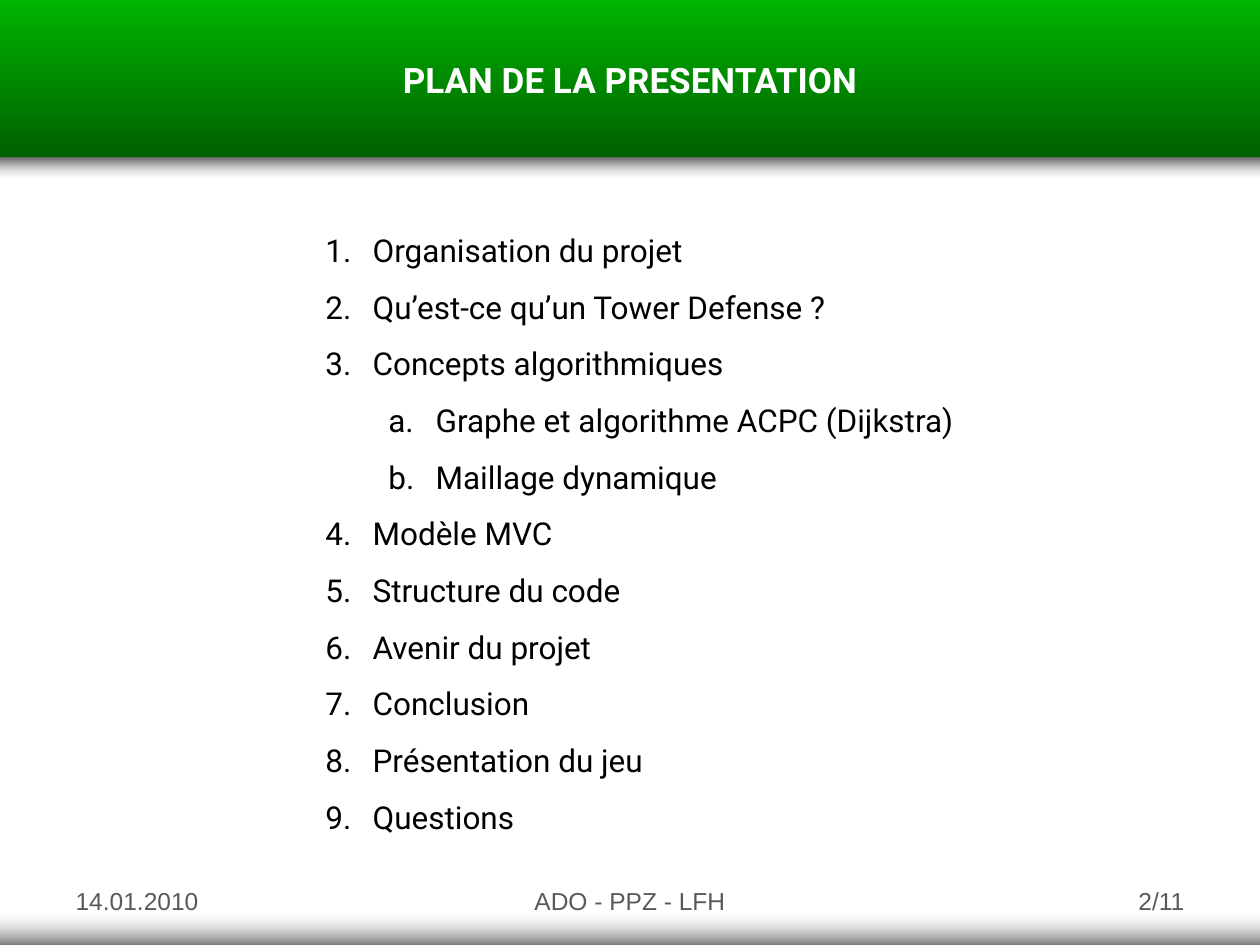
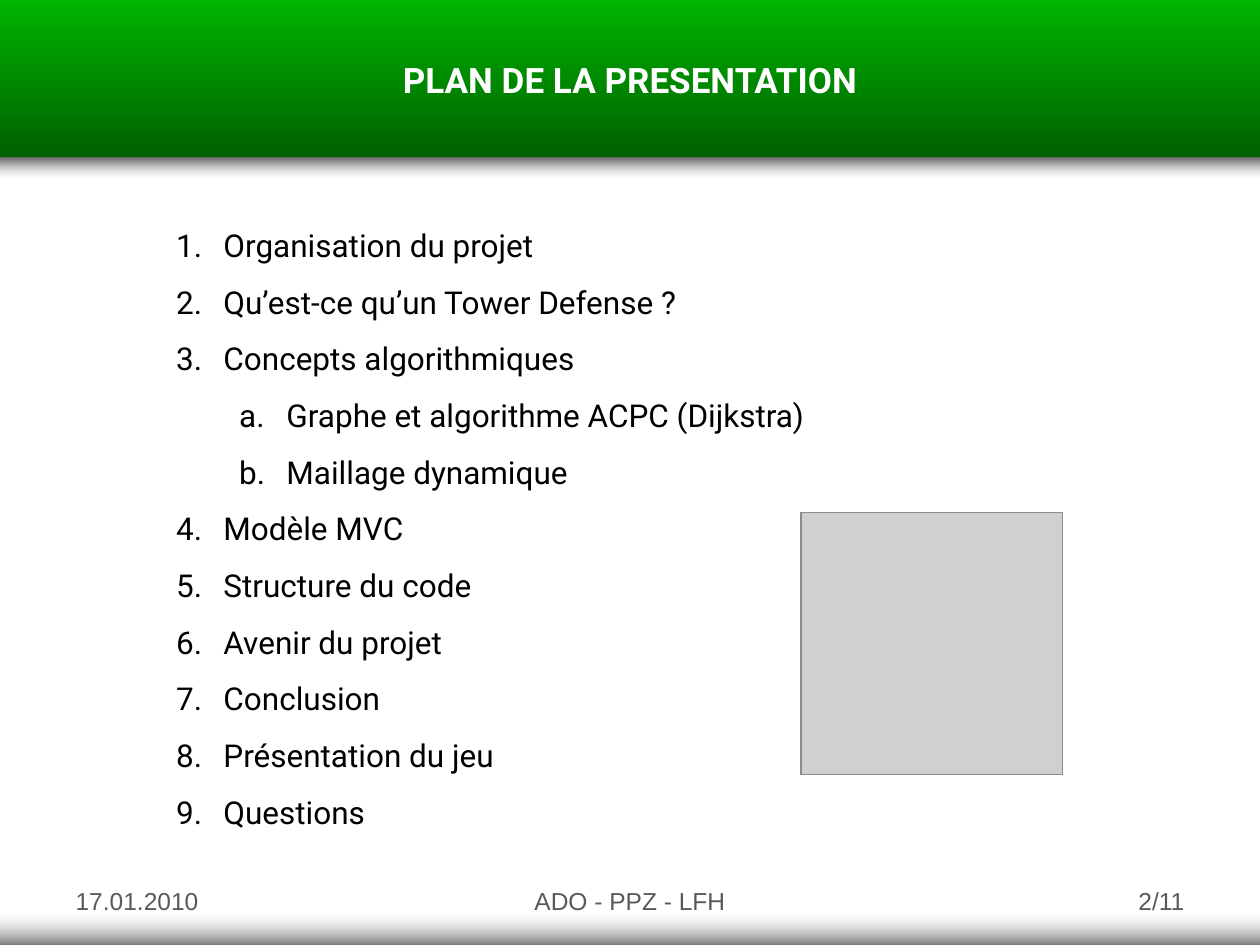
Before and after one commit to Adolio/asd-tower-defense, a slide deck: slide 2 of documents/presentation.pptx. Drawn at 1260x945 pixels with LibreOffice and Linux fonts; fonts in the diff are those of the drawing; grey boxes stand for pictures. Boxes give left, top, right and bottom in pixels: in the first picture for what was removed or moved away, otherwise in the second. Text is boxed around its words. In the diff, an @@ line names an element or a change of style, - is before the commit and + after.

```diff
--- a/documents/presentation.pptx
+++ b/documents/presentation.pptx
@@ text "Organisation du projet" moved from (x1=373, y1=238, x2=953, y2=833) to (x1=223, y1=233, x2=804, y2=828) @@
@@ picture added at (x1=801, y1=513, x2=1063, y2=775) @@
@@ text at (x1=76, y1=893, x2=199, y2=910): text changed @@
-14.01.2010
+17.01.2010
```
Also in this commit, not shown: 10 other slides changed.
